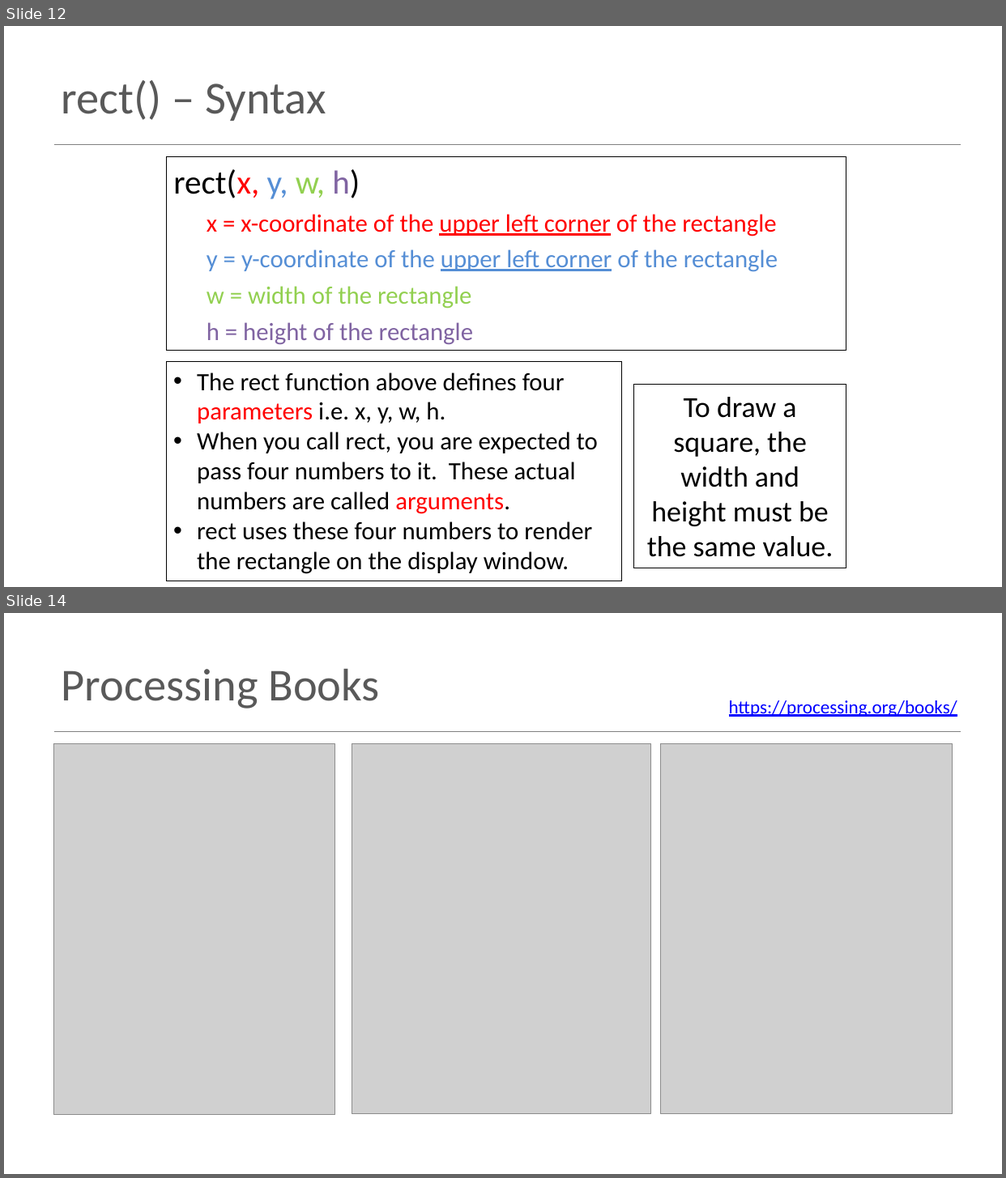
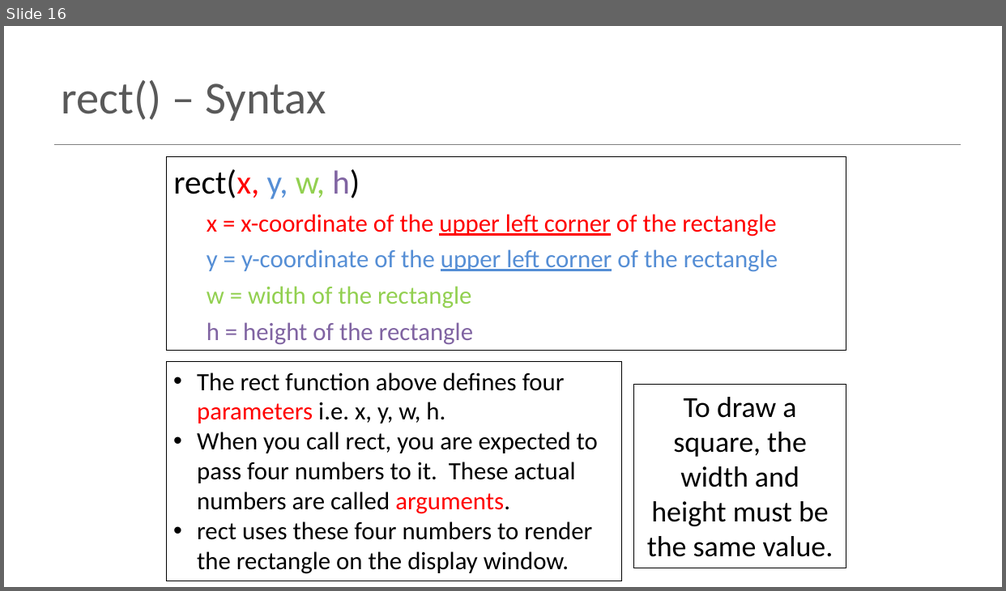
Before and after one commit to SPowerRoche/TryComputingSETU, a slide deck: topic00-processing/talk-1/a-intro-to-programming.pptx. Shown one above the other, each under a label of ours: slides 12 and 14 before the commit, slide 16 after it; the slides between them are not shown. The pictures are 1006x1178 and 1006x591 pixels, drawn with LibreOffice and Linux fonts; fonts in the diff are those of the drawing; grey boxes stand for pictures. Boxes give left, top, right and bottom in pixels: in the first picture for what was removed or moved away, otherwise in the second. Text is boxed around its words. In the diff, an @@ line names an element or a change of style, - is before the commit and + after.

```diff
--- a/topic00-processing/talk-1/a-intro-to-programming.pptx
+++ b/topic00-processing/talk-1/a-intro-to-programming.pptx
@@ slide 14 removed at box(4, 613, 1002, 1174), background #FFFFFF; not listed: 1 template element that a slide beside it also shows @@
@@ title removed at box(62, 669, 379, 709) @@
-Processing Books
@@ text removed at box(729, 700, 957, 717) @@
-https://processing.org/books/
@@ picture removed at box(54, 744, 335, 1114) @@
@@ picture removed at box(352, 744, 651, 1114) @@
@@ picture removed at box(661, 744, 953, 1114) @@
@@ what was slide 12 is now slide 16 @@
```
Also in this commit, not shown: 1 slide changed, 6 slides added, 3 other slides removed, 6 other files.
